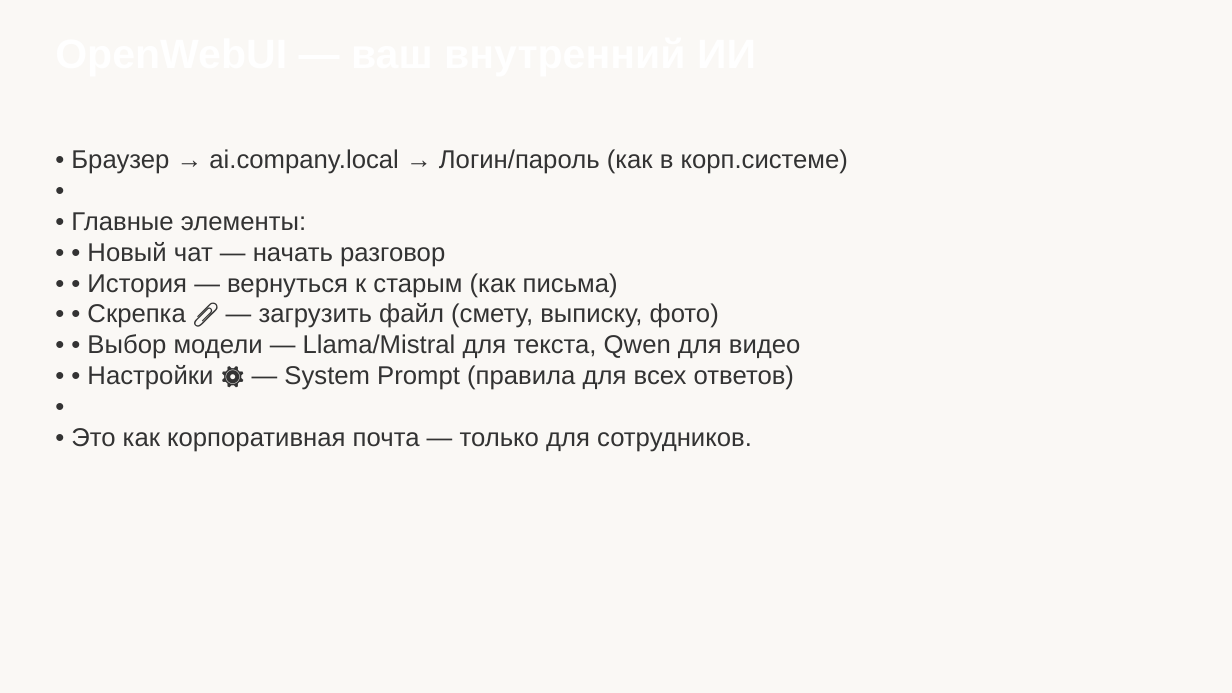
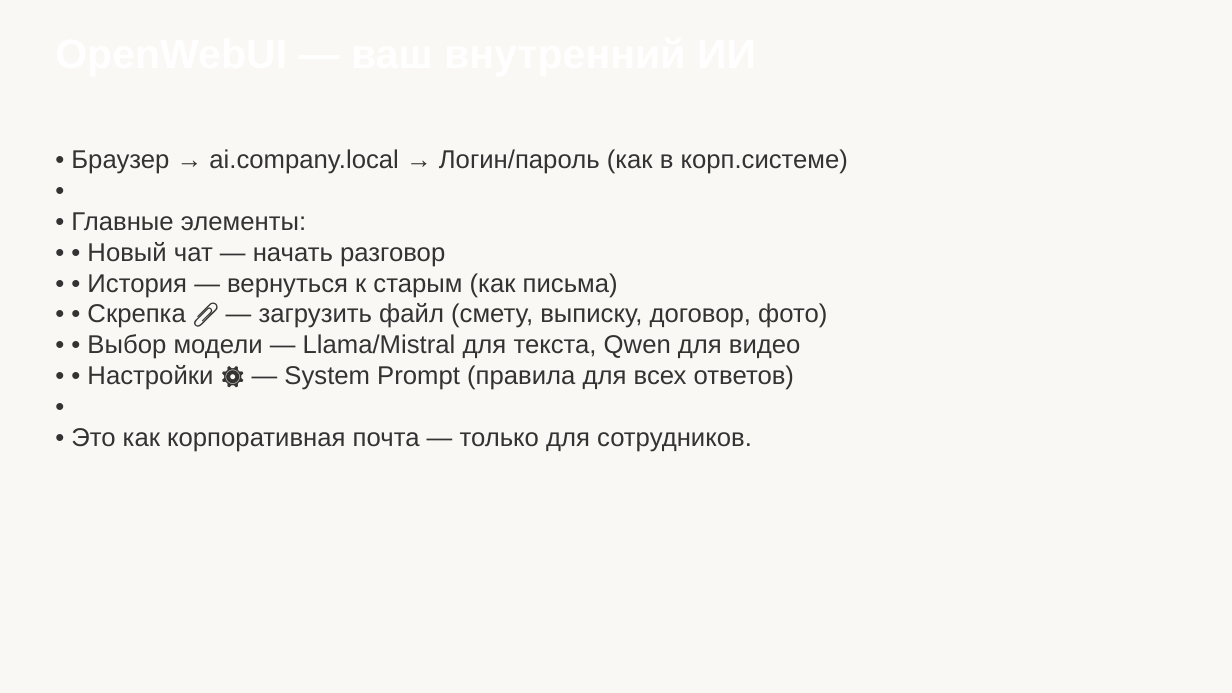
Before and after one commit to kimicito/delo-tech-skill, a slide deck: slide 9 of projects/ai-training-course/03-security/lesson-1-security.pptx. Drawn at 1232x693 pixels with LibreOffice and Linux fonts; fonts in the diff are those of the drawing. Boxes give left, top, right and bottom in pixels: in the first picture for what was removed or moved away, otherwise in the second. Text is boxed around its words. In the diff, an @@ line names an element or a change of style, - is before the commit and + after.

```diff
--- a/projects/ai-training-course/03-security/lesson-1-security.pptx
+++ b/projects/ai-training-course/03-security/lesson-1-security.pptx
@@ text at [71,149,848,452]: text changed @@
-• Браузер → ai.company.local → Логин/пароль (как в корп.системе)
-•
-• Главные элементы:
-• • Новый чат — начать разговор
-• • История — вернуться к старым (как письма)
-• • Скрепка 📎 — загрузить файл (смету, выписку, фото)
-• • Выбор модели — Llama/Mistral для текста, Qwen для видео
-• • Настройки ⚙️ — System Prompt (правила для всех ответов)
-•
-• Это как корпоративная почта — только для сотрудников.
+• Браузер → ai.company.local → Логин/пароль (как в корп.системе)
+•
+• Главные элементы:
+• • Новый чат — начать разговор
+• • История — вернуться к старым (как письма)
+• • Скрепка 📎 — загрузить файл (смету, выписку, договор, фото)
+• • Выбор модели — Llama/Mistral для текста, Qwen для видео
+• • Настройки ⚙️ — System Prompt (правила для всех ответов)
+•
+• Это как корпоративная почта — только для сотрудников.
```
Also in this commit, not shown: 9 other slides changed, 2 other files.
